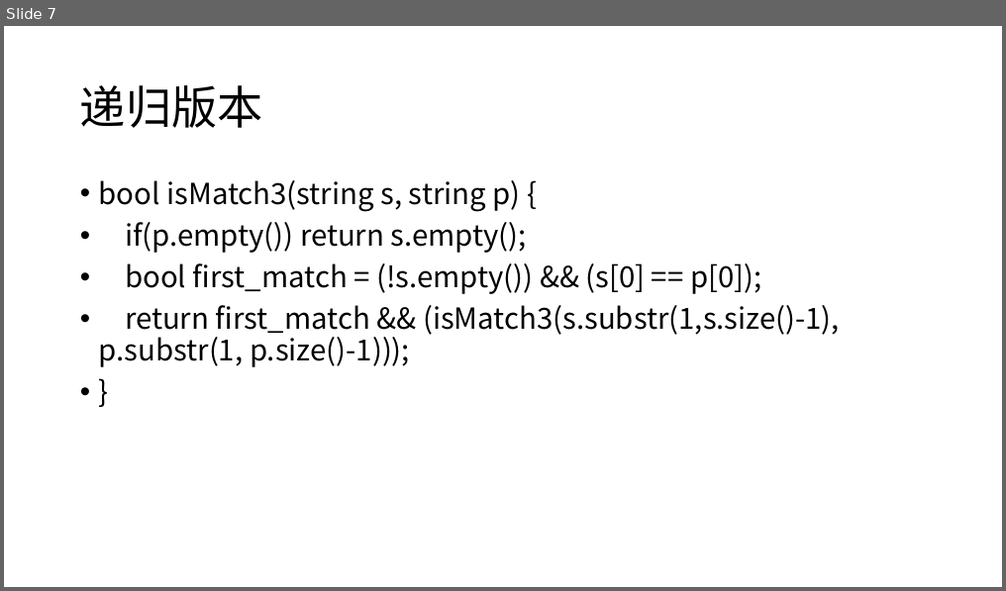
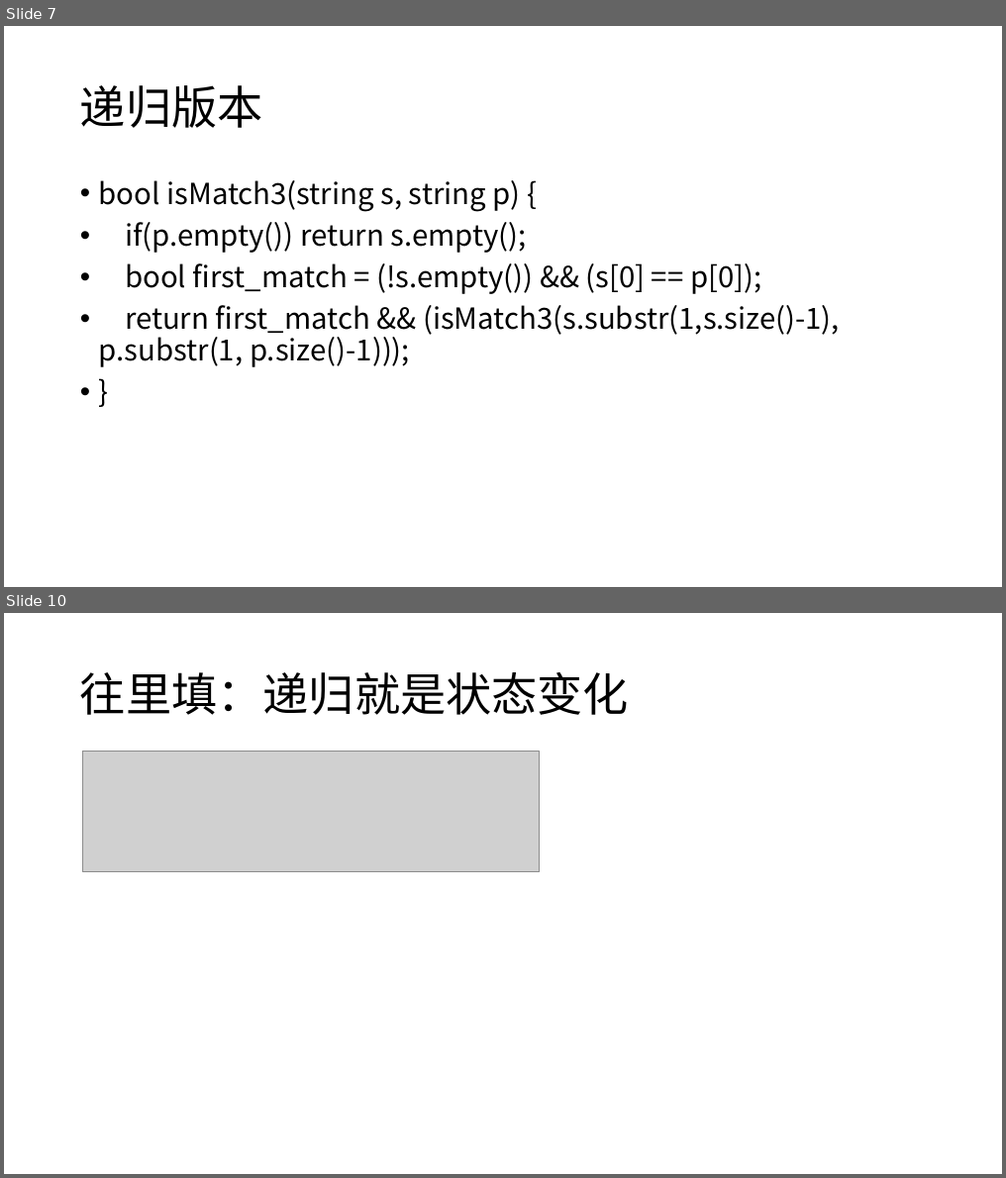
Before and after one commit to CR7dongfeng/my_leetcode, a slide deck: PPTs/10-正则表达式.pptx. Shown one above the other, each under a label of ours: slide 7 before the commit, slides 7 and 10 after it; the slides between them are not shown. The pictures are 1006x591 and 1006x1178 pixels, drawn with LibreOffice and Linux fonts; fonts in the diff are those of the drawing; grey boxes stand for pictures. Boxes give left, top, right and bottom in pixels: in the first picture for what was removed or moved away, otherwise in the second. Text is boxed around its words. In the diff, an @@ line names an element or a change of style, - is before the commit and + after.

```diff
--- a/PPTs/10-正则表达式.pptx
+++ b/PPTs/10-正则表达式.pptx
@@ slide 10 added at [4,613,1002,1174], background #FFFFFF @@
@@ title added at [80,672,629,715], 44 pt, text #000000 @@
+往里填：递归就是状态变化
@@ picture added at [82,752,540,872] @@
```
Also in this commit, not shown: 5 other slides added.
